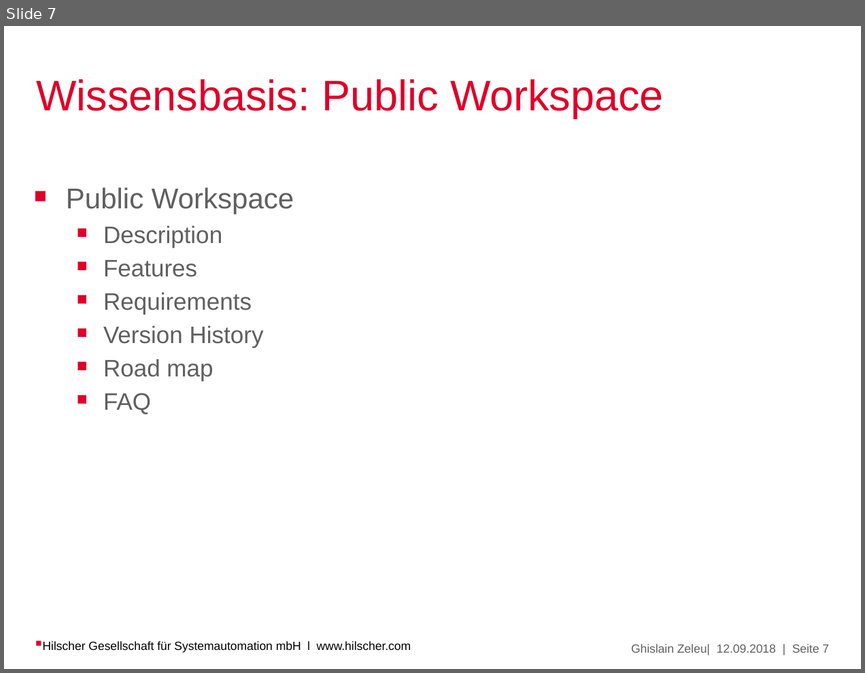
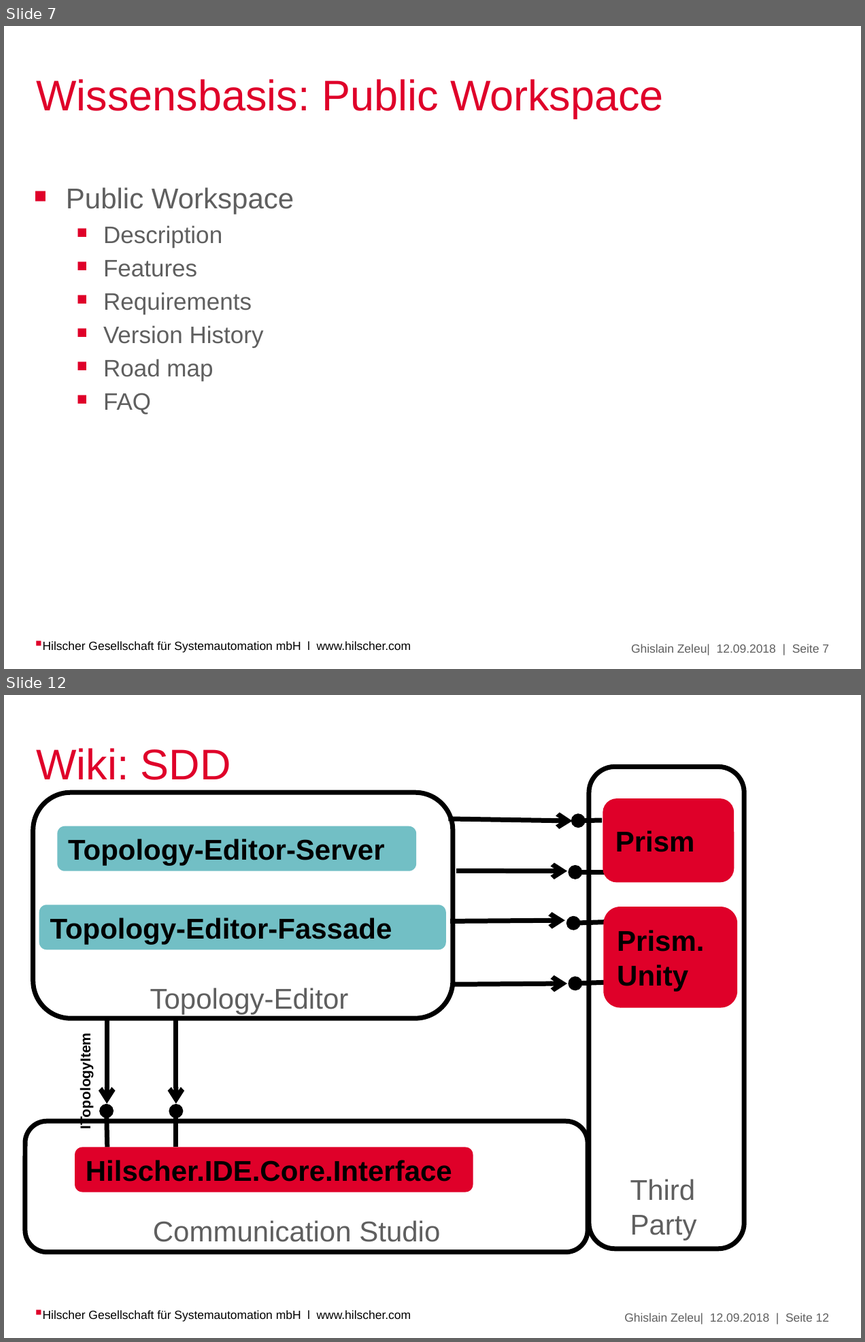
Before and after one commit to Ghislain1/zoe-fb-app, a slide deck: Topology-Editor.pptx. Shown one above the other, each under a label of ours: slide 7 before the commit, slides 7 and 12 after it; the slides between them are not shown. The pictures are 865x673 and 865x1342 pixels, drawn with LibreOffice and Linux fonts; fonts in the diff are those of the drawing; background and template pictures are left out. Boxes give left, top, right and bottom in pixels: in the first picture for what was removed or moved away, otherwise in the second. Text is boxed around its words. In the diff, an @@ line names an element or a change of style, - is before the commit and + after.

```diff
--- a/Topology-Editor.pptx
+++ b/Topology-Editor.pptx
@@ slide 12 added at (x1=4, y1=695, x2=861, y2=1338), background #FFFFFF; not listed: 1 template element that a slide beside it also shows @@
@@ title added at (x1=36, y1=748, x2=231, y2=780), 36 pt, text #DF0029 @@
+Wiki: SDD
@@ rounded rectangle added at (x1=589, y1=767, x2=745, y2=1249), outline #000000 4 pt @@
@@ rounded rectangle added at (x1=33, y1=793, x2=453, y2=1018), outline #000000 4 pt @@
@@ rounded rectangle added at (x1=603, y1=798, x2=734, y2=883), fill #DF0029, 24 pt, text #000000, bold @@
+Prism
@@ rounded rectangle added at (x1=57, y1=826, x2=416, y2=870), fill #72BFC5, 24 pt, text #000000, bold @@
+Topology-Editor-Server
@@ arrow added from (449, 818) to (572, 821), #000000 4 pt @@
@@ arrow added from (602, 820) to (578, 821), #000000 4 pt @@
@@ arrow added from (456, 870) to (567, 870), #000000 4 pt @@
@@ arrow added from (617, 872) to (575, 872), #000000 4 pt @@
@@ rounded rectangle added at (x1=39, y1=905, x2=446, y2=949), fill #72BFC5, 24 pt, text #000000, bold @@
+Topology-Editor-Fassade
@@ rounded rectangle added at (x1=603, y1=906, x2=736, y2=1008), fill #DF0029, 24 pt, text #000000, bold @@
+Prism.Unity
@@ arrow added from (450, 921) to (565, 920), #000000 4 pt @@
@@ arrow added from (630, 921) to (573, 923), #000000 4 pt @@
@@ text added at (x1=150, y1=987, x2=349, y2=1015), 24 pt, text #5F5F5F @@
+Topology-Editor
@@ arrow added from (452, 985) to (567, 984), #000000 4 pt @@
@@ arrow added from (640, 981) to (575, 983), #000000 4 pt @@
@@ arrow added from (107, 1018) to (107, 1104), #000000 4 pt @@
@@ arrow added from (176, 1016) to (176, 1104), #000000 4 pt @@
@@ text added at (x1=77, y1=1042, x2=93, y2=1126), 12 pt, text #000000, bold @@
+ITopologyItem
@@ rounded rectangle added at (x1=26, y1=1121, x2=587, y2=1252), outline #000000 4 pt @@
@@ arrow added from (107, 1147) to (107, 1110), #000000 4 pt @@
@@ arrow added from (176, 1147) to (176, 1110), #000000 4 pt @@
@@ rounded rectangle added at (x1=75, y1=1147, x2=473, y2=1191), fill #DF0029, 24 pt, text #000000, bold @@
+Hilscher.IDE.Core.Interface
@@ text added at (x1=630, y1=1178, x2=697, y2=1240), 24 pt, text #5F5F5F @@
+Third Party
@@ text added at (x1=153, y1=1220, x2=440, y2=1242), 24 pt, text #5F5F5F @@
+Communication Studio
@@ text added at (x1=43, y1=1310, x2=411, y2=1321), 10 pt, text #000000 @@
+Hilscher Gesellschaft für Systemautomation mbH l www.hilscher.com
```
Also in this commit, not shown: 8 slides changed.
